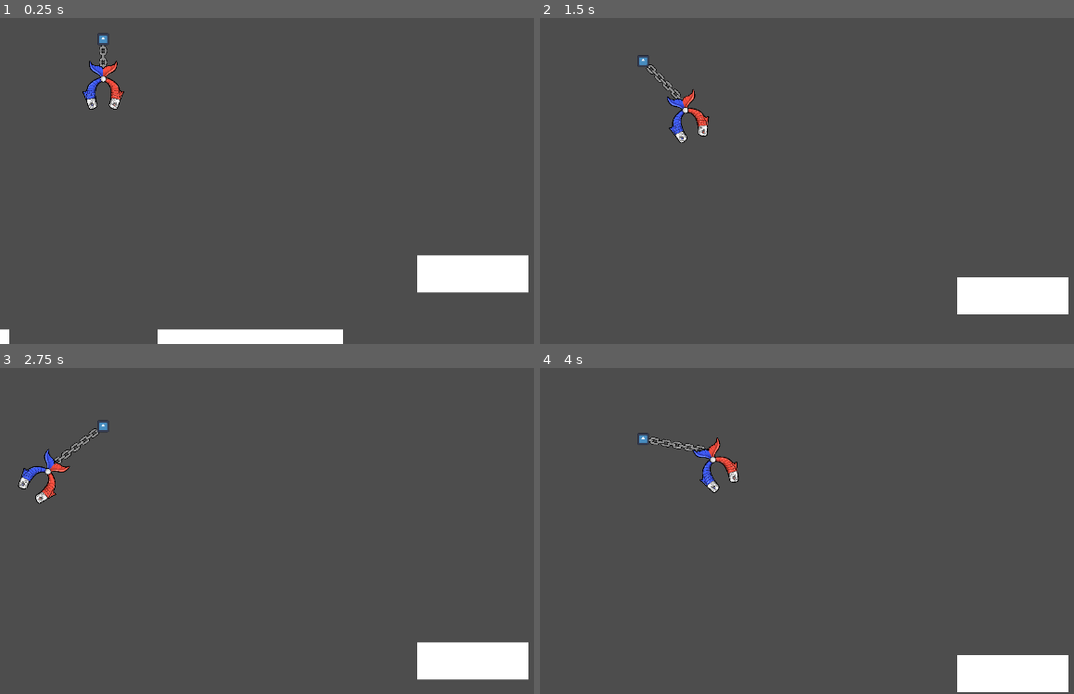
Above: before the commit, frames 1-4 (two rows, left to right).
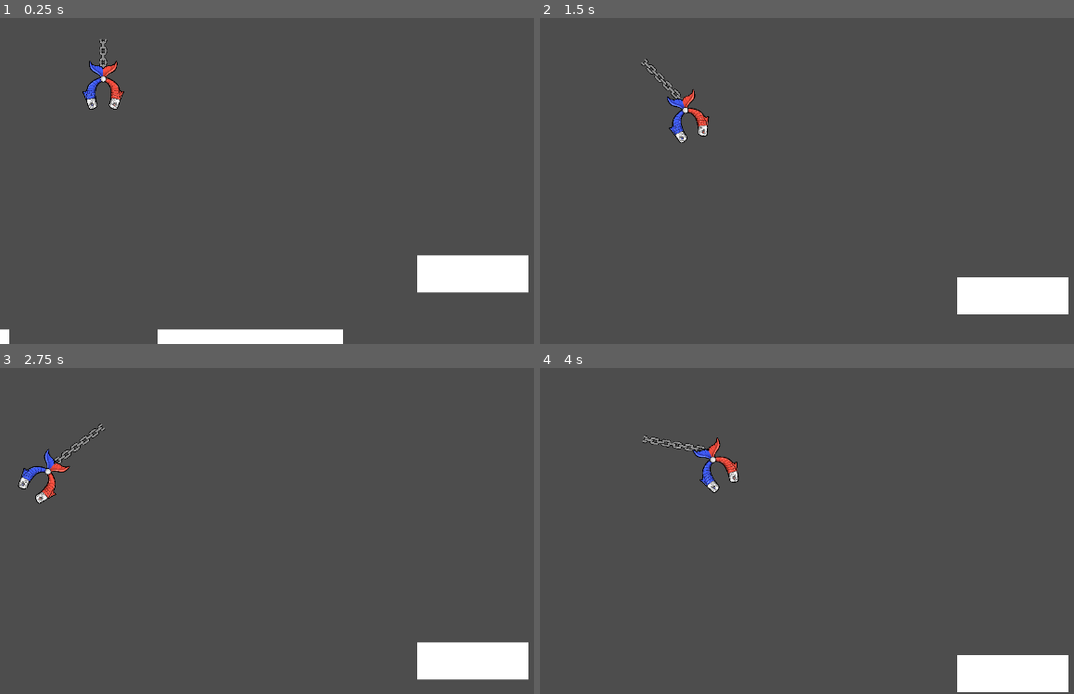
Above: after the commit, the same moments.

Repository: xtr3m3nerd/mini-jam-153-magnet-fishing
Game: Godot game, scene res://scenes/testing/test_string.tscn
Same seed, same stepped clock (60 frames per second), same inputs: the game is played once before the commit and once after it. The project has no main scene, so this scene is started directly. The engine's default icon, where the game draws it, is replaced by a stand-in: a white triangle on a blue panel in a dark square.
Inputs:
- Up to frame 1 (0.25 s): no input
- Up to frame 2 (1.5 s): hold Space (magnet) 0.53-1.28 s; hold D (move_right) from 0.53 s (still down); tap W (move_up) at 0.77 s; tap Space (magnet) at 1.35 s
- Up to frame 3 (2.75 s): tap W (move_up) at 1.52 s; release D (move_right) at 2.03 s; hold A (move_left) from 2.03 s (still down); hold Space (magnet) from 2.03 s (still down)
- Up to frame 4 (4 s): release A (move_left) at 2.78 s; release Space (magnet) at 2.78 s; hold D (move_right) from 2.78 s (still down); tap Space (magnet) at 2.85 s; tap W (move_up) at 3.02, 3.77 s; hold Space (magnet) from 3.53 s (still down)

The runs differ from the first frame. In frame 1, less than 0.1% of the frame differs, in the area x 18-21%, y 4-9%; in frame 2, less than 0.1%; in frame 3, less than 0.1%; in frame 4, less than 0.1%, in the area x 18-21%, y 19-24%.

Commit message:
get simple rope working

Diff:
--- a/scenes/testing/simple_rope/rope.gd
+++ b/scenes/testing/simple_rope/rope.gd
@@ -20,7 +20,7 @@
 	points.append(global_position)
 	update_length(length)
 
-func _process(delta):
+func _process(_delta):
 	var all_points = points.duplicate()
 	all_points.append(magnet.global_position)
 	for i in all_points.size():
@@ -33,45 +33,74 @@
 
 	if points.size() < 1:
 		return
-	# Check to remove point
+
+	# Check if object is no longer in the way of magnet and previous point
 	if points.size() >= 2:
-		var query = PhysicsRayQueryParameters2D.create(magnet.global_position, points[-2], 1)
-		var results = get_world_2d().direct_space_state.intersect_ray(query)
-		if results.is_empty():
+		if ray_collision_check(magnet.global_position, points[-2]).is_empty():
 			remove_point()
-	# Check for new collisions
-	var query = PhysicsRayQueryParameters2D.create(points[-1], magnet.global_position, 1)
+
+	# Check for collision between last point and the magnet
+	var results = ray_collision_check(points[-1], magnet.global_position)
+	if results.is_empty():
+		#Check backwards to see if line is colliding back into the same object
+		var back_results = ray_collision_check(magnet.global_position, points[-1])
+		if not back_results.is_empty() and back_results.position != points[-1]:
+			find_point_to_add(back_results.position)
+	else:
+		find_point_to_add(results.position)
+
+func ray_collision_check(from: Vector2, to: Vector2):
+	var query = PhysicsRayQueryParameters2D.create(from, to, 1)
 	var results = get_world_2d().direct_space_state.intersect_ray(query)
-	if not results.is_empty():
-		var pos = results.position
-		var bond_pos = Vector2(round_to_multiple_of(pos.x, TILE_SIZE), round_to_multiple_of(pos.y, TILE_SIZE))
-		add_point(bond_pos)
-		print(str(pos) + " : " + str(bond_pos))
+	return results
 
-func round_to_multiple_of(number: float, base: float) -> float:
-	var remainder = fmod(number, base)
-	var result = number - remainder
-	if remainder >= base / 2.0:
-		result += base
-	return result
+func find_point_to_add(pos: Vector2):
+	var point_to_add = pos
+	var check_points = []
+	var remainder = Vector2(fmod(pos.x, TILE_SIZE), fmod(pos.y, TILE_SIZE))
+
+	# only look at points accross collision plane to find best match
+	if remainder.x == 0 and remainder.y != 0:
+		check_points.append(Vector2(pos.x, pos.y-remainder.y))
+		check_points.append(Vector2(pos.x, pos.y-remainder.y+TILE_SIZE))
+	elif remainder.y == 0 and remainder.x != 0:
+		check_points.append(Vector2(pos.x-remainder.x, pos.y))
+		check_points.append(Vector2(pos.x-remainder.x+TILE_SIZE, pos.y))
+
+	# prioritize the closest points
+	var sorted_check_points = sort_by_closeness(check_points, pos)
+
+	for point in sorted_check_points:
+		var results = ray_collision_check(magnet.global_position, point)
+		# if their are no extra collisions use the point
+		if results.is_empty() or results.position == point:
+			point_to_add = point
+			break
+
+	add_point(point_to_add)
+
+func sort_by_closeness(array: Array, pos: Vector2) -> Array:
+	array.sort_custom(func(a, b): return (a - pos).length_squared() < (b - pos).length_squared())
+	return array
 
 func update_length(value: float):
-	update_anchor(value)
+	update_anchor()
 
 func add_point(point: Vector2):
 	points.append(point)
-	update_anchor(length)
+	update_anchor()
 
 func remove_point():
 	points.remove_at(points.size()-1)
-	update_anchor(length)
+	update_anchor()
 
-func update_anchor(value):
+func update_anchor():
 	var current_length = 0.0
 	if points.size() > 1:
 		for i in points.size() - 1:
 			current_length += points[i].distance_to(points[i+1])
 	var remaining_length = length - current_length
+	# adjust anchor spring by remaining length
 	anchor_point.global_position = points[-1]
 	damped_spring_joint_2d.rest_length = remaining_length
 	damped_spring_joint_2d.node_a = anchor_point.get_path()
--- a/scenes/testing/simple_rope/rope.tscn
+++ b/scenes/testing/simple_rope/rope.tscn
@@ -24,6 +24,7 @@
 collision_mask = 4
 
 [node name="Sprite2D" type="Sprite2D" parent="AnchorPoint"]
+visible = false
 scale = Vector2(0.0787682, 0.0787682)
 texture = ExtResource("3_rhx5w")
 
